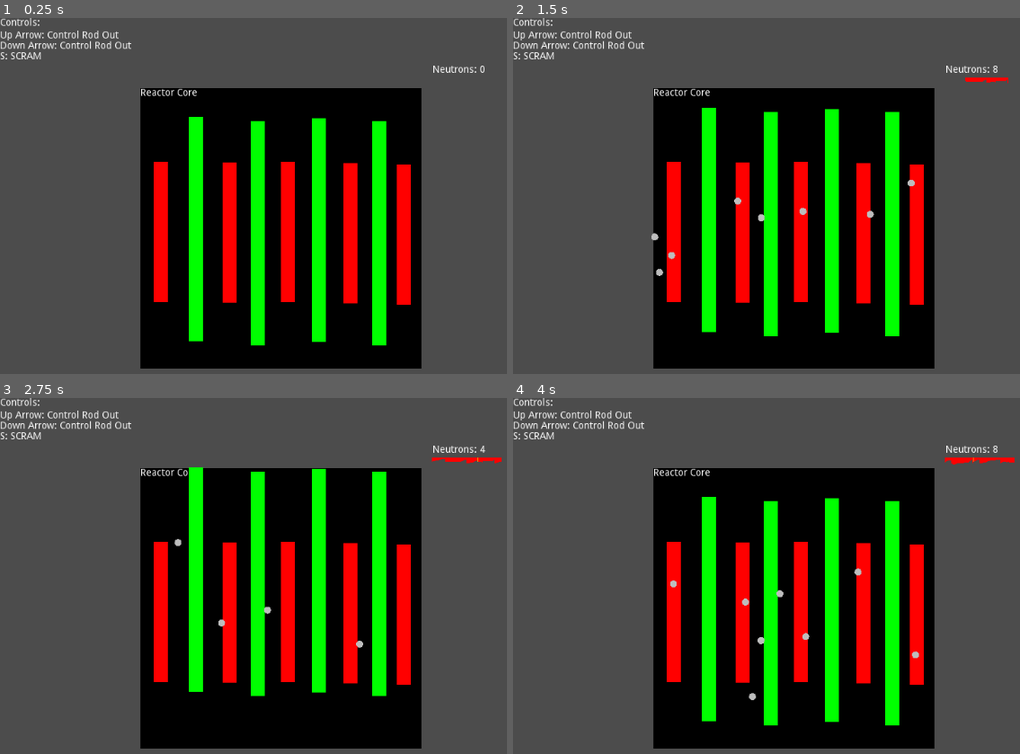
Above: before the commit, frames 1-4 (two rows, left to right).
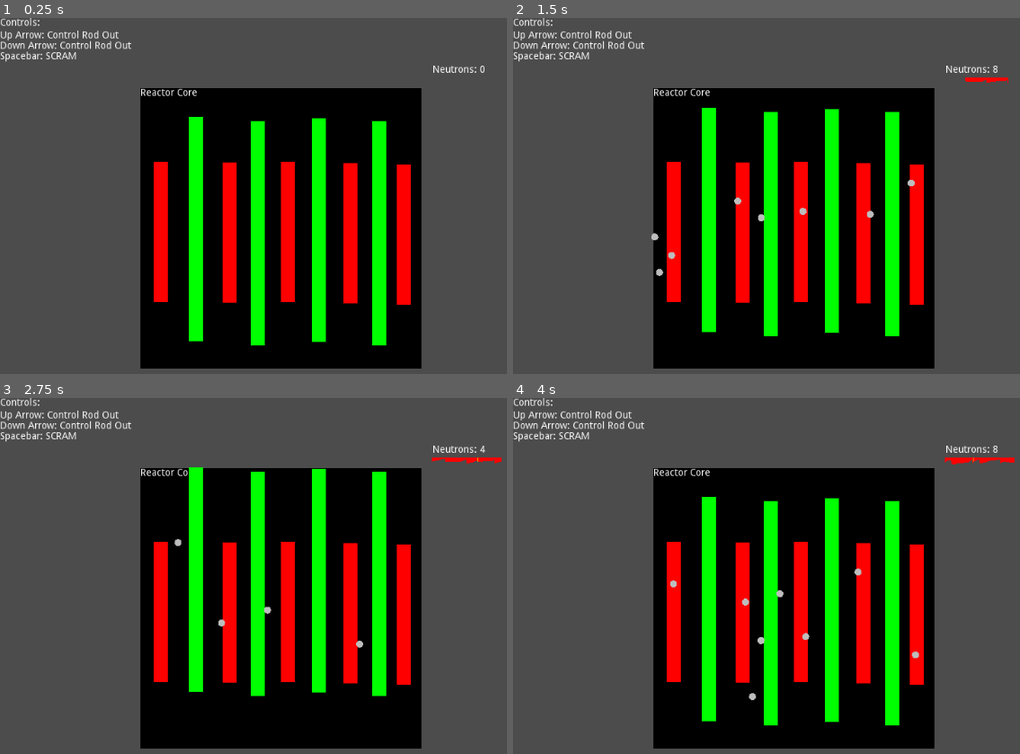
Above: after the commit, the same moments.

Repository: Wavesonics/NuclearReactor
Game: Godot game, scene res://Game.tscn
Two runs of this game, one before a commit and one after it. Both use one fixed random seed, a clock stepped at 60 frames per second and the inputs below.
Inputs:
- Up to frame 1 (0.25 s): no input
- Up to frame 2 (1.5 s): tap Enter at 0.5 s; hold Up (ui_up) 0.53-1.28 s; tap Space at 0.77 s; hold Down (ui_down) from 1.28 s (still down)
- Up to frame 3 (2.75 s): tap Space at 1.52 s; release Down (ui_down) at 2.03 s; hold Up (ui_up) from 2.03 s (still down)
- Up to frame 4 (4 s): tap Space at 3.02, 3.77 s; release Up (ui_up) at 3.53 s; hold Down (ui_down) from 3.53 s (still down)

The runs differ from the first frame. In frame 1, 0.2% of the frame differs, in the area x 1-16%, y 9-13%; in frame 2, 0.2%; in frame 3, 0.2%; in frame 4, 0.2%.

Commit message:
Scram to spacebar

Diff:
--- a/Game.tscn
+++ b/Game.tscn
@@ -64,5 +64,5 @@
 meta_underlined = false
 text = "Up Arrow: Control Rod Out
 Down Arrow: Control Rod Out
-S: SCRAM"
+Spacebar: SCRAM"
 scroll_active = false
